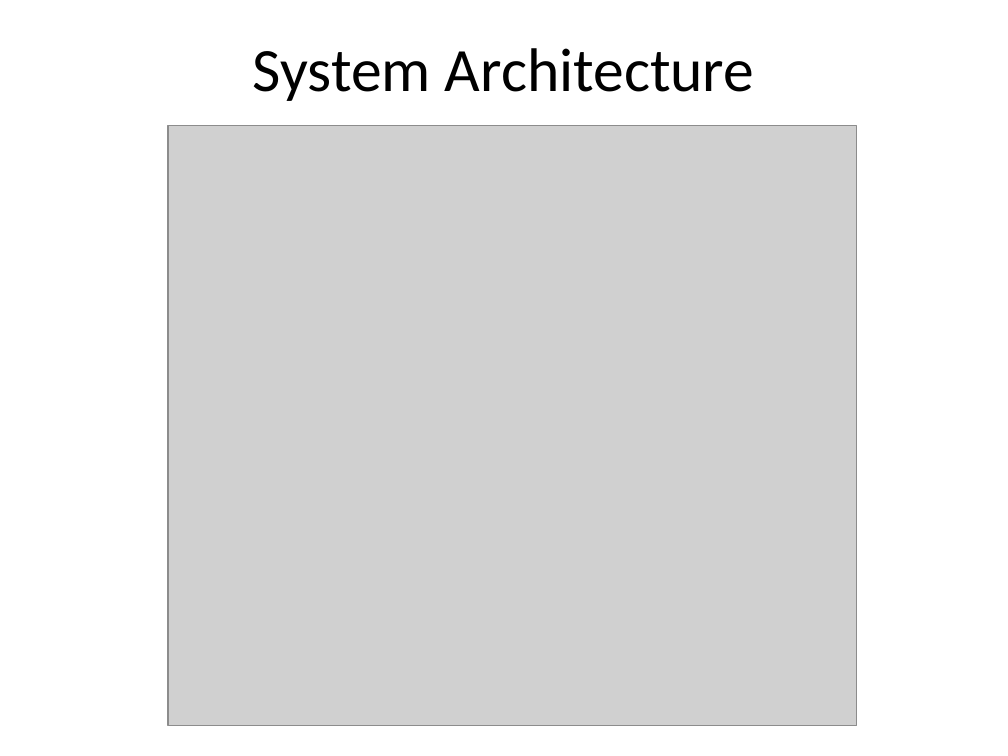
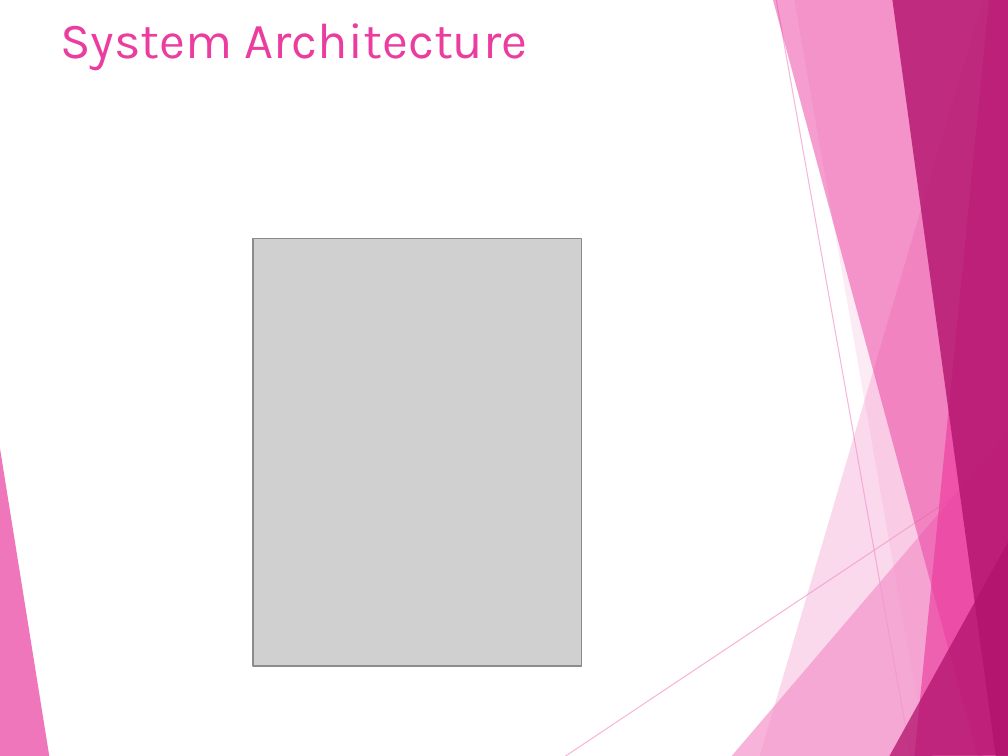
Before and after one commit to saaarvesh/FINALYEAR_PROJECT, a slide deck: slide 22 of Presentation/Project_Presentation.pptx (slide 21 before the commit). Drawn at 1008x756 pixels with LibreOffice and Linux fonts; fonts in the diff are those of the drawing; grey boxes stand for pictures. Boxes give left, top, right and bottom in pixels: in the first picture for what was removed or moved away, otherwise in the second. Text is boxed around its words. In the diff, an @@ line names an element or a change of style, - is before the commit and + after.

```diff
--- a/Presentation/Project_Presentation.pptx
+++ b/Presentation/Project_Presentation.pptx
@@ title "System Architecture" at bbox=[60, 23, 528, 71]: size 44 to 36 pt, font Calibri to Karla, text colour #000000 to #EB3D9F; alignment centre to left; vertical alignment middle to top @@
@@ picture: place and size @@
-picture at bbox=[168, 126, 857, 726]
+picture at bbox=[253, 238, 582, 665]
@@ group added at bbox=[0, 0, 1008, 756]: 8 freeform shapes, 2 lines @@
```
Also in this commit, not shown: 31 other slides changed, 11 slides added, 8 slides removed, 8 other files.
